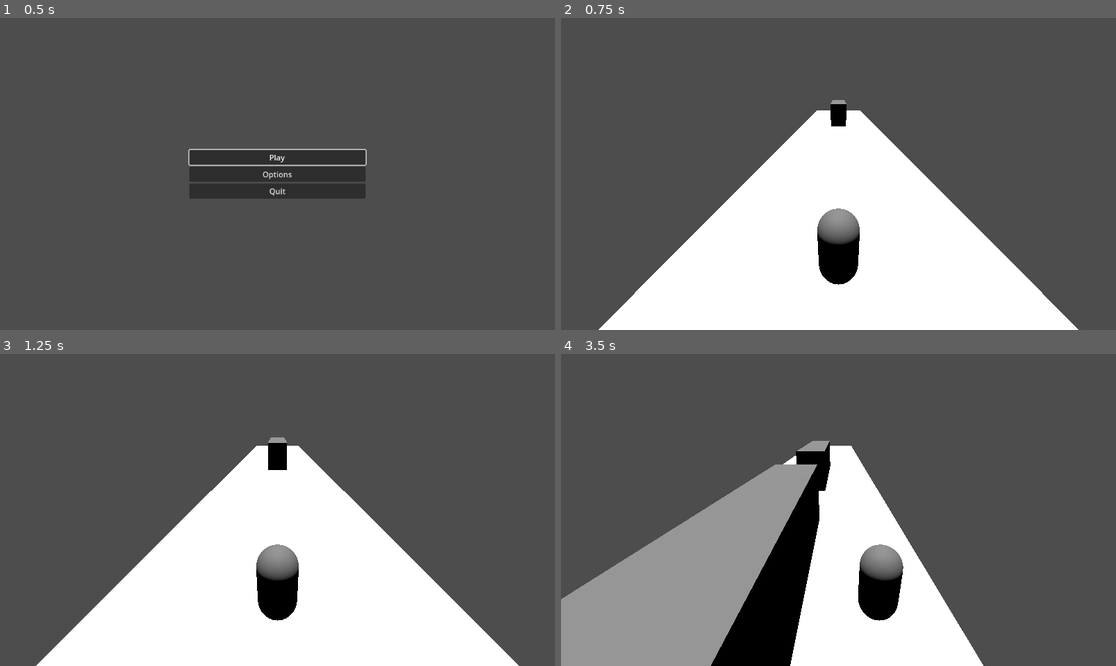
Above: before the commit, frames 1-4 (two rows, left to right).
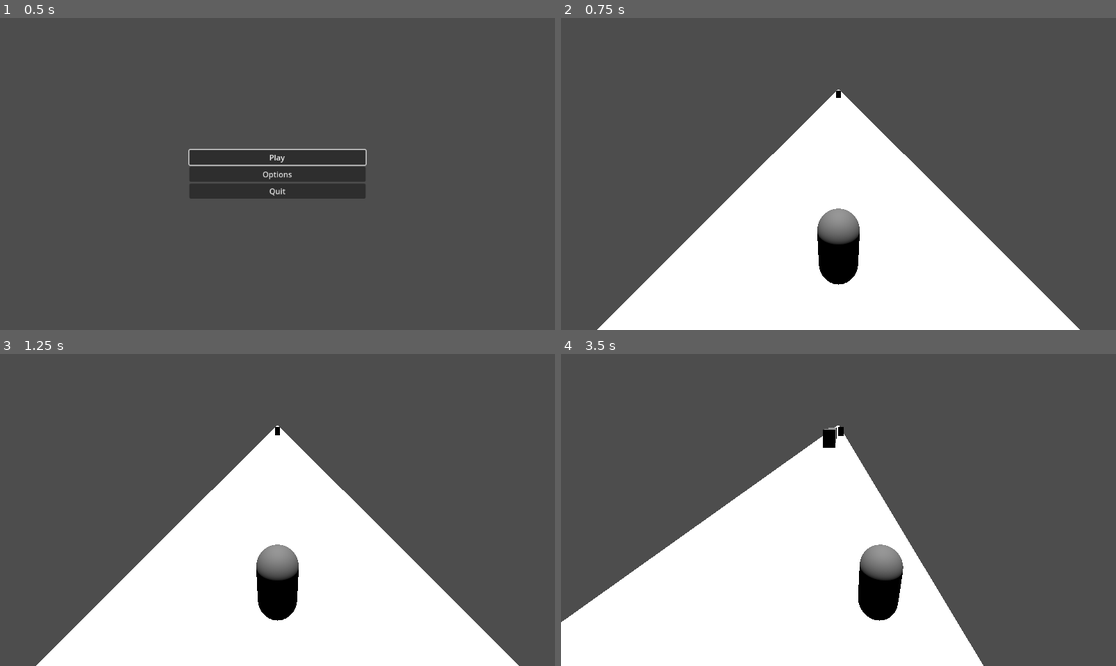
Above: after the commit, the same moments.

Repository: leoag3/projIndaGameLL
Game: Godot game, scene res://scenes/StartMenu.tscn
Same seed, same stepped clock (60 frames per second), same inputs: the game is played once before the commit and once after it.
Inputs:
- Up to frame 1 (0.5 s): no input
- Up to frame 2 (0.75 s): click "Play" at 0.5 s
- Up to frame 3 (1.25 s): no input
- Up to frame 4 (3.5 s): hold Right (ui_right) 1.28-2.03 s; hold Down (ui_down) 2.03-2.78 s; hold Right (ui_right) from 2.78 s (still down)

Frame 1 is identical in both runs. In frame 2, 0.6% of the frame differs, in the area x 6-94%, y 22-100%; in frame 3, 0.5%; in frame 4, 21%, in the area x 0-74%, y 22-100%.

Commit message:
improve spawning and add ramps

Diff:
--- a/ObstacleHandling/obstacle_manager.gd
+++ b/ObstacleHandling/obstacle_manager.gd
@@ -1,10 +1,13 @@
 extends Node3D
 
-@export var obstacle_scene: PackedScene
-@export var spawn_rate := 1.5  # seconds between spawns
-@export var spawn_distance := -30.0  # how far away obstacles spawn (on Z axis)
-@export var obstacle_speed := 10.0
+@export var obstacle_scene: PackedScene       # Carts
+@export var obstacle_scene2: PackedScene      # Ramps
+@export var spawn_rate := 1.0
+@export var spawn_distance := -120.0            # Positive Z, since they move toward -Z
+@export var obstacle_speed := 25.0
 @export var lane_offset := 3.0
+@export var ramp_chance := 0.25                # 0.0 to 1.0 chance a ramp will appear in front of a cart
+@export var ramp_offset := -12.0                # How far in front of cart to place ramp
 
 var lanes := [-1, 0, 1]  # left, center, right
 
@@ -19,13 +22,22 @@
 
 func spawn_obstacle():
 	var lane = lanes.pick_random()
-	var instance = obstacle_scene.instantiate()
-	add_child(instance)
 
-	# Set spawn position in one of the lanes, far down the Z axis (opposite direction)
-	var pos = Vector3(lane * lane_offset, 0, spawn_distance)
-	instance.global_position = pos
+	# Spawn cart
+	var cart = obstacle_scene.instantiate()
+	add_child(cart)
+	var cart_pos = Vector3(lane * lane_offset, 0, spawn_distance)
+	cart.global_position = cart_pos
 
-	# Give the obstacle a script or velocity to move toward the player
-	if instance.has_method("set_speed"):
-		instance.set_speed(obstacle_speed)
+	if cart.has_method("set_speed"):
+		cart.set_speed(obstacle_speed)
+
+	# Possibly spawn ramp in front of it
+	if randf() < ramp_chance:
+		var ramp = obstacle_scene2.instantiate()
+		add_child(ramp)
+		var ramp_pos = cart_pos - Vector3(0, 0, ramp_offset)  # closer to camera (−Z)
+		ramp.global_position = ramp_pos
+
+		if ramp.has_method("set_speed"):
+			ramp.set_speed(obstacle_speed)
--- /dev/null
+++ b/ObstacleHandling/ramp.tscn
@@ -0,0 +1,20 @@
+[gd_scene load_steps=4 format=3 uid="uid://dmba2rbs8q2n0"]
+
+[ext_resource type="Script" uid="uid://ch6u174d4ipem" path="res://ObstacleHandling/obstacle.gd" id="1_80udx"]
+
+[sub_resource type="PrismMesh" id="PrismMesh_80udx"]
+left_to_right = 1.0
+
+[sub_resource type="BoxShape3D" id="BoxShape3D_m7jmp"]
+size = Vector3(12.375, 0.045, 2.5)
+
+[node name="Ramp" type="StaticBody3D"]
+script = ExtResource("1_80udx")
+
+[node name="MeshInstance3D" type="MeshInstance3D" parent="."]
+transform = Transform3D(-5.24537e-07, 0, 2.5, 0, 3.6, 0, -12, 0, -1.09278e-07, 0, 1.8, 0)
+mesh = SubResource("PrismMesh_80udx")
+
+[node name="CollisionShape3D" type="CollisionShape3D" parent="."]
+transform = Transform3D(-4.18678e-08, 1.25609e-08, 1, 0.287361, 0.957823, 0, -0.957823, 0.287361, -4.37114e-08, -2.13167e-09, 1.79081, -0.048767)
+shape = SubResource("BoxShape3D_m7jmp")
--- a/ObstacleHandling/obstacle.tscn
+++ b/ObstacleHandling/train.tscn
@@ -5,15 +5,15 @@
 [sub_resource type="BoxMesh" id="BoxMesh_u3cyc"]
 
 [sub_resource type="BoxShape3D" id="BoxShape3D_m7jmp"]
-size = Vector3(10, 3, 2)
+size = Vector3(12, 3.6, 2.5)
 
 [node name="Obstacle" type="StaticBody3D"]
 script = ExtResource("1_8laee")
 
 [node name="MeshInstance3D" type="MeshInstance3D" parent="."]
-transform = Transform3D(-4.37114e-07, 0, 2, 0, 3, 0, -10, 0, -8.74228e-08, 0, 0, 0)
+transform = Transform3D(-5.24537e-07, 0, 2.5, 0, 3.6, 0, -12, 0, -1.09278e-07, 0, 1.8, 0)
 mesh = SubResource("BoxMesh_u3cyc")
 
 [node name="CollisionShape3D" type="CollisionShape3D" parent="."]
-transform = Transform3D(-4.37114e-08, 0, 1, 0, 1, 0, -1, 0, -4.37114e-08, 0, 0, 0)
+transform = Transform3D(-4.37114e-08, 0, 1, 0, 1, 0, -1, 0, -4.37114e-08, 0, 1.8, 0)
 shape = SubResource("BoxShape3D_m7jmp")
--- a/scenes/scene.tscn
+++ b/scenes/scene.tscn
@@ -1,10 +1,11 @@
-[gd_scene load_steps=12 format=3 uid="uid://c45kjfv7lfn47"]
+[gd_scene load_steps=13 format=3 uid="uid://c45kjfv7lfn47"]
 
 [ext_resource type="Script" uid="uid://cbknj1xk2qchv" path="res://Player/playerController.gd" id="1_1kc1q"]
 [ext_resource type="Script" uid="uid://blvj7i720ee3m" path="res://scenes/Menu scripts/sceneScript.gd" id="1_5fb3c"]
 [ext_resource type="AudioStream" uid="uid://bah6fscrpdadt" path="res://Audio/Music/SubMidgame.mp3" id="3_4msxo"]
 [ext_resource type="Script" uid="uid://b04fcomka30sb" path="res://ObstacleHandling/obstacle_manager.gd" id="4_u3cyc"]
-[ext_resource type="PackedScene" uid="uid://budws5d3f37jn" path="res://ObstacleHandling/obstacle.tscn" id="5_gjmho"]
+[ext_resource type="PackedScene" uid="uid://budws5d3f37jn" path="res://ObstacleHandling/train.tscn" id="5_gjmho"]
+[ext_resource type="PackedScene" uid="uid://dmba2rbs8q2n0" path="res://ObstacleHandling/ramp.tscn" id="5_t7and"]
 [ext_resource type="Script" uid="uid://bfyb5lbqbq0rg" path="res://scenes/Camera scripts/camera_3d.gd" id="6_t7and"]
 
 [sub_resource type="CapsuleMesh" id="CapsuleMesh_drvgu"]
@@ -23,6 +24,7 @@
 script = ExtResource("1_5fb3c")
 
 [node name="Player" type="CharacterBody3D" parent="."]
+transform = Transform3D(1, 0, 0, 0, 1, 0, 0, 0, 1, 0, 1.05335, 0)
 script = ExtResource("1_1kc1q")
 
 [node name="MeshInstance3D" type="MeshInstance3D" parent="Player"]
@@ -32,10 +34,10 @@
 shape = SubResource("CapsuleShape3D_ulcgi")
 
 [node name="Floor" type="StaticBody3D" parent="."]
-transform = Transform3D(1, 0, 0, 0, 1, 0, 0, 0, 1, 0, -0.992375, 0)
+transform = Transform3D(1, 0, 0, 0, 1, 0, 0, 0, 1, 0, 0.354828, 0)
 
 [node name="MeshInstance3D" type="MeshInstance3D" parent="Floor"]
-transform = Transform3D(10, 0, 0, 0, 0.15, 0, 0, 0, 10, 0, -0.439021, -20.7988)
+transform = Transform3D(10, 0, 0, 0, 0.15, 0, 0, 0, 200, 0, -0.439021, -471.637)
 material_override = SubResource("StandardMaterial3D_ulcgi")
 mesh = SubResource("BoxMesh_nxogm")
 
@@ -54,6 +56,7 @@
 [node name="ObstacleManager" type="Node3D" parent="."]
 script = ExtResource("4_u3cyc")
 obstacle_scene = ExtResource("5_gjmho")
+obstacle_scene2 = ExtResource("5_t7and")
 
 [node name="Camera3D" type="Camera3D" parent="."]
 transform = Transform3D(1, 0, 0, 0, 0.922194, 0.386727, 0, -0.386727, 0.922194, 0, 0, 0)
